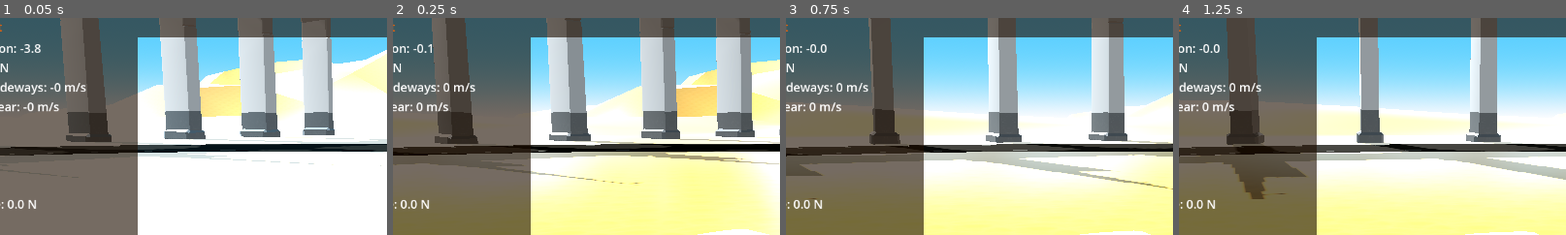
Above: before the commit, frames 1-4 (left to right).
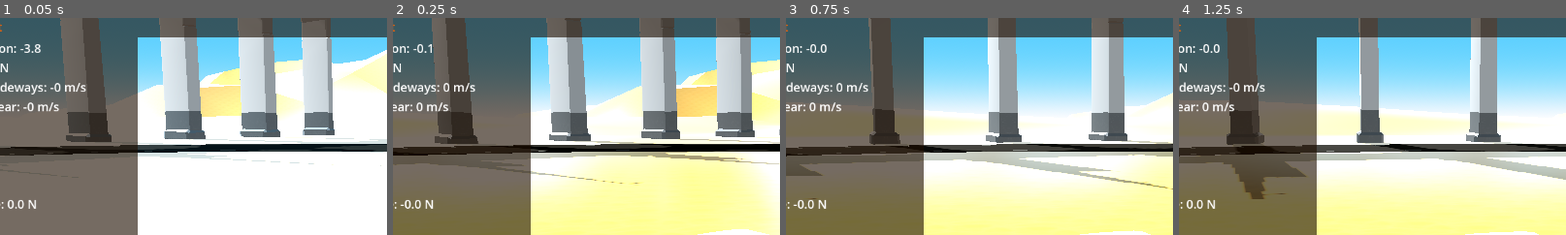
Above: after the commit, the same moments.

Repository: tomaga-dev/DriftCarG4
Game: Godot game, scene res://Scenes/Start.tscn
Same seed, same stepped clock (60 frames per second), same inputs: the game is played once before the commit and once after it.
Inputs:
- Up to frame 1 (0.05 s): no input
- Up to frame 2 (0.25 s): no input
- Up to frame 3 (0.75 s): hold Right (controller_right) from 0.53 s (still down)
- Up to frame 4 (1.25 s): keep holding Right (controller_right)
The pictures show only the part of the screen within x 9-59%, y 0-50%; the shares and areas given below are measured in that part.

Frame 1 is identical in both runs. In frame 2, 0.2% of the frame differs, in the area x 2-11%, y 83-88%; in frame 3, 0.2%; in frame 4, 0.2%.

Commit message:
The handling of the car has been further improved

Diff:
--- a/Drift Car/Scenes/Start.tscn
+++ b/Drift Car/Scenes/Start.tscn
@@ -163,6 +163,7 @@
 [node name="Monteri" parent="." instance=ExtResource("5_x1q82")]
 transform = Transform3D(1, 0, 0, 0, 1, 0, 0, 0, 1, 0, 0.35, 0)
 max_force = 30000.0
+rev_normalized_max = 0.7
 omega_max_drift = 1.2
 
 [node name="CameraTarget" type="Node3D" parent="Monteri"]
--- a/Drift Car/Scenes/VehicleController/VehicleController.gd
+++ b/Drift Car/Scenes/VehicleController/VehicleController.gd
@@ -7,6 +7,7 @@
 @export var max_force: float = 20000
 @export var rev_min: float = 1
 @export var rev_multiplier: float = 5 # Higher values result in higher revs.
+@export var rev_normalized_max: float = 1
 @export var shift_time: int = 20 # in physics steps (20/60 = 1/3 seconds)
 @export var vmax_wheel_spin: float = 6
 @export var force_curve: Curve
@@ -62,7 +63,7 @@
 	rr.init_suspension(weight / 4, spring_distance_max_in, spring_distance_max_out, spring_constant, spring_damping)
 	gearbox.gear_shift_time = shift_time
 	gearbox.set_force_limits(max_force)
-	motor.rev_normalized_max = 0.7
+	motor.rev_normalized_max = rev_normalized_max
 
 func _physics_process(delta: float):
 	var torque: float
@@ -97,9 +98,7 @@
 				has_grip = true
 				is_cornering = false
 	else:
-		if driver.did_steer_left:
-			is_cornering = true
-		else: if driver.did_steer_right:
+		if driver.did_steer_left || driver.did_steer_right:
 			is_cornering = true
 		else:
 			is_cornering = false
@@ -112,11 +111,13 @@
 	else:
 		steering_controller.reset()
 		if driver.did_accelerate:
-			adjust_cornering(delta, vehicle_rotation)
+			adjust_cornering(delta)
+			apply_drift_force(vehicle_rotation)
 		else:
 			drift_controller.reset()
 			grip_force = grip_controller.reset()
 			control_omega(delta, vehicle_velocity_magnitude, omega_max_drift, 3)
+			apply_drift_force(vehicle_rotation)
 	if driver.did_accelerate:
 		accelerate()
 		if vehicle_state.velocity_rear_axis < vmax_wheel_spin:
@@ -140,7 +141,7 @@
 	else: if driver.did_steer_right:
 		omega_reference = lerp(omega_reference, -omega_wanted * value, time_factor * delta)
 	else:
-		omega_reference = 0
+		omega_reference = lerp(omega_reference, 0.0, 9 * delta)
 
 func apply_steering_force(vehicle_rotation: Quaternion):
 	if !vehicle_state.vehicle_moving_forward:
@@ -151,7 +152,7 @@
 	var grip_force_vector: Vector3 = direction * grip_force
 	apply_force(grip_force_vector, offset_drive)
 
-func adjust_cornering(delta: float, vehicle_rotation: Quaternion):
+func adjust_cornering(delta: float):
 	if driver.did_steer_left:
 		if omega_reference < 0:
 			omega_reference = lerp(omega_reference, omega_max_drift, 0.5 * delta)
@@ -165,13 +166,8 @@
 	else:
 		if !is_cornering:
 			omega_reference = lerp(omega_reference, 0.0, 5 * delta)
-	apply_drift_force(vehicle_rotation)
 
 func apply_drift_force(vehicle_rotation: Quaternion):
-	if !driver.did_accelerate:
-		drift_controller.reset()
-		grip_force = grip_controller.reset()
-		return
 	if !vehicle_state.vehicle_moving_forward:
 		drift_controller.reset()
 		grip_force = grip_controller.reset()
